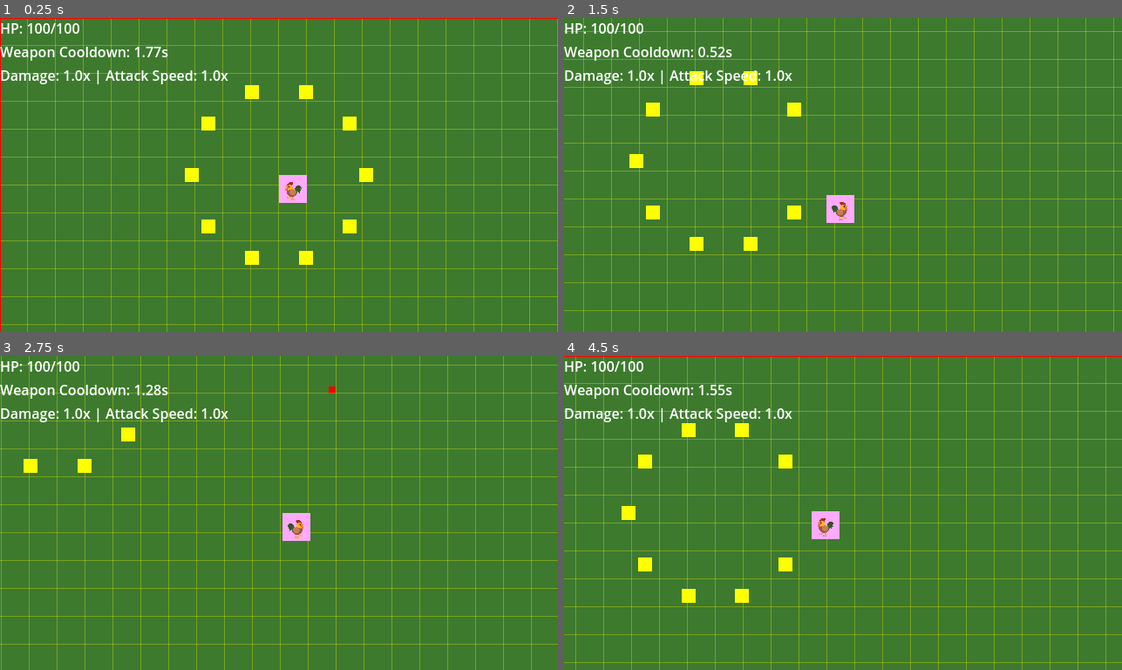
Above: before the commit, frames 1-4 (two rows, left to right).
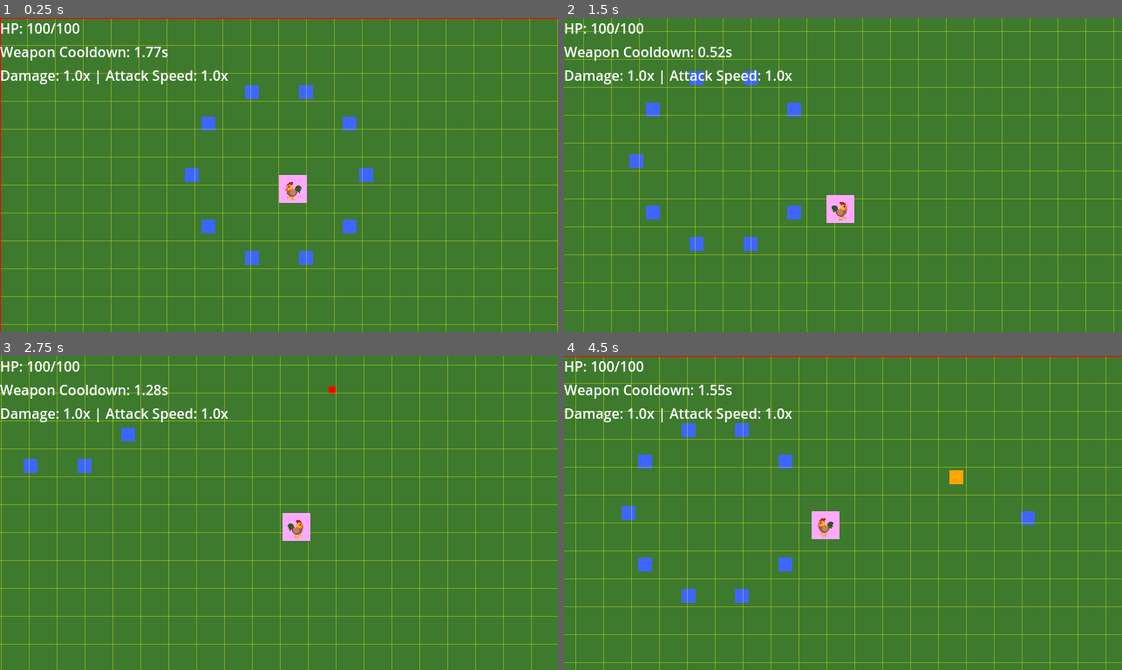
Above: after the commit, the same moments.

Repository: thejoshyee/sarimanok-game
Game: Godot game, scene res://main.tscn
Same seed, same stepped clock (60 frames per second), same inputs: the game is played once before the commit and once after it.
Inputs:
- Up to frame 1 (0.25 s): no input
- Up to frame 2 (1.5 s): tap Enter (ui_accept) at 0.5, 0.77 s; hold Right (move_right) 0.53-1.28 s; hold 1 0.53-1.28 s; hold S (move_down) from 1.28 s (still down); tap 2 at 1.35 s
- Up to frame 3 (2.75 s): tap Enter (ui_accept) at 1.52 s; release S (move_down) at 2.03 s; hold Right (move_right) from 2.03 s (still down); hold 3 from 2.03 s (still down)
- Up to frame 4 (4.5 s): release Right (move_right) at 2.78 s; release 3 at 2.78 s; hold Up (move_up) 2.78-3.53 s; tap 1 at 2.85 s; tap Enter (ui_accept) at 3.02, 3.77 s; hold 2 3.53-4.28 s; hold A (move_left) from 3.53 s (still down); tap 3 at 4.35 s

The runs differ from the first frame. In frame 1, 1.1% of the frame differs, in the area x 33-67%, y 21-79%; in frame 2, 1.0%; in frame 3, 0.3%; in frame 4, 1.2%, in the area x 10-85%, y 21-79%.

Commit message:
feat: implement XP and gold drop spawning on enemy death
- Add gold_coin pickup with pooling support
- Enemy die() spawns XP gems and gold coins based on type
- Green Duwende: 1 XP, 1 gold | Red: 3 XP, 2 gold
- Drops spawn on opposite sides for risk/reward gameplay
- Add gold collection to player and ProgressionManager
- Fix pool acquire() to skip freed instances

Diff:
--- a/game/main.tscn
+++ b/game/main.tscn
@@ -14,6 +14,14 @@
 [ext_resource type="PackedScene" uid="uid://dvdy2n5irl835" path="res://scenes/ui/level_up_panel.tscn" id="11_dg77c"]
 [ext_resource type="PackedScene" uid="uid://dmf2r32mowlp1" path="res://scenes/ui/hud.tscn" id="11_efxa6"]
 [ext_resource type="Script" uid="uid://b7r65uo3acmjv" path="res://scripts/core/enemy_spawner.gd" id="13_ycdy4"]
+
+[sub_resource type="Resource" id="Resource_w48qg"]
+script = ExtResource("2_272bh")
+pool_id = "pickup_gold_coin"
+scene_path = "res://scenes/pickups/gold_coin.tscn"
+initial_size = 50
+max_size = 200
+metadata/_custom_type_script = "uid://dnolhjriaskgh"
 
 [sub_resource type="TileSetAtlasSource" id="TileSetAtlasSource_w48qg"]
 texture = ExtResource("6_ycdy4")
@@ -57,7 +65,7 @@
 
 [node name="Node2D" type="Node2D"]
 script = ExtResource("1_ig7tw")
-pool_configs = Array[ExtResource("2_272bh")]([ExtResource("5_4c57u"), ExtResource("4_4c57u"), ExtResource("5_w48qg"), ExtResource("6_vivmo")])
+pool_configs = Array[ExtResource("2_272bh")]([ExtResource("5_4c57u"), ExtResource("4_4c57u"), ExtResource("5_w48qg"), ExtResource("6_vivmo"), SubResource("Resource_w48qg")])
 
 [node name="ColorRect" type="ColorRect" parent="."]
 visible = false
--- a/game/resources/progression.gd
+++ b/game/resources/progression.gd
@@ -5,6 +5,8 @@
 
 @export var current_xp: int = 0
 @export var current_level: int = 1
+@export var gold: int = 0
+
 
 # Quadratic XP curve: level 1->2 needs 120xp, 2->3 needs 280xp, 3->4 needs 480xp, 4->5 needs 720xp, 5->6 needs 1000xp, etc
 func get_xp_for_level(level: int) -> int:
@@ -13,6 +15,11 @@
 func add_xp(amount: int) -> void:
 	current_xp += amount
 	check_level_up()
+
+
+func add_gold(amount: int) -> void:
+	gold += amount
+
 
 func check_level_up() -> void:
 	var xp_needed = get_xp_for_level(current_level)
--- a/game/scenes/enemies/duwende/red_duwende.tscn
+++ b/game/scenes/enemies/duwende/red_duwende.tscn
@@ -14,6 +14,8 @@
 base_speed = 100.0
 base_damage = 10
 base_max_hp = 25
+xp_drop_count = 3
+gold_drop_count = 2
 
 [node name="CollisionShape2D" type="CollisionShape2D" parent="."]
 shape = SubResource("CircleShape2D_bvohl")
--- /dev/null
+++ b/game/scenes/pickups/gold_coin.tscn
@@ -0,0 +1,21 @@
+[gd_scene load_steps=3 format=3 uid="uid://dbxxtvntevp6u"]
+
+[ext_resource type="Script" uid="uid://buh0jx2iwu3cd" path="res://scripts/pickups/gold_coin.gd" id="1_ybgws"]
+
+[sub_resource type="CircleShape2D" id="CircleShape2D_ybgws"]
+radius = 8.0
+
+[node name="GoldCoin" type="Area2D"]
+collision_layer = 8
+collision_mask = 0
+script = ExtResource("1_ybgws")
+
+[node name="CollisionShape2D" type="CollisionShape2D" parent="."]
+shape = SubResource("CircleShape2D_ybgws")
+
+[node name="ColorRect" type="ColorRect" parent="."]
+offset_left = -8.0
+offset_top = -8.0
+offset_right = 8.0
+offset_bottom = 8.0
+color = Color(1, 0.64705884, 0, 1)
--- a/game/scenes/pickups/xp_gem.tscn
+++ b/game/scenes/pickups/xp_gem.tscn
@@ -18,4 +18,4 @@
 offset_right = 8.0
 offset_bottom = 8.0
 pivot_offset = Vector2(8, 8)
-color = Color(1, 1, 0, 1)
+color = Color(0.24160764, 0.4018815, 1, 1)
--- a/game/scripts/enemies/enemy_duwende.gd
+++ b/game/scripts/enemies/enemy_duwende.gd
@@ -10,6 +10,11 @@
 # Damage and HP Stats for scaling
 @export var base_damage: int = 5
 @export var base_max_hp: int = 10
+
+# Drop amounts on death (Green defaults, Red overrides in scene)
+@export var xp_drop_count: int = 1
+@export var gold_drop_count: int = 1
+
 var damage: int = base_damage
 var current_hp: int = base_max_hp
 
@@ -38,10 +43,32 @@
 		die()
 
 
-# Handle enemy death - cleanup and rewards
+# Handle enemy death - spawn drops and return to pool
 func die() -> void:
-	# TODO: Spawn XP pickup here
+	var drop_pos = global_position
+
+	# Pick a random base direction for XP
+	var xp_base_angle = randf() * TAU
+	# Gold spawns on OPPOSITE side (180° offset)
+	var gold_base_angle = xp_base_angle + PI
+
+	# Spawn XP gems clustered in one direction
+	for i in xp_drop_count:
+		var angle = xp_base_angle + randf_range(-0.5, 0.5)  # Slight spread within sector
+		var distance = randf_range(40, 60)  # was 20-40, now 40-60
+		var offset = Vector2(cos(angle), sin(angle)) * distance
+		PoolManager.spawn("pickup_xp_gem", drop_pos + offset)
+
+	# Spawn gold coins clustered in opposite direction
+	for i in gold_drop_count:
+		var angle = gold_base_angle + randf_range(-0.5, 0.5)
+		var distance = randf_range(40, 60)  # was 20-40, now 40-60
+		var offset = Vector2(cos(angle), sin(angle)) * distance
+		PoolManager.spawn("pickup_gold_coin", drop_pos + offset)
+
+	# Return enemy to pool
 	PoolManager.despawn(self)
+
 
 
 # === POOLING LIFECYCLE ===
--- /dev/null
+++ b/game/scripts/pickups/gold_coin.gd
@@ -0,0 +1,18 @@
+extends Area2D
+
+# How much gold this coin gives when collected
+@export var gold_value: int = 1
+
+func reset_state() -> void:
+	# Reset any state when reused from pool
+	gold_value = 1
+
+func on_spawn() -> void:
+	add_to_group("gold_coins")
+	visible = true
+	monitoring = true
+
+func on_despawn() -> void:
+	remove_from_group("gold_coins")
+	visible = false
+	monitoring = false
--- a/game/scripts/player/player.gd
+++ b/game/scripts/player/player.gd
@@ -113,3 +113,11 @@
 
 		# Despawn the gem back to the pool
 		PoolManager.despawn(area)
+
+	# Check if the area is a gold coin
+	if area.is_in_group("gold_coins"):
+		# Get gold value and add it to permanent gold
+		var gold_value = area.gold_value
+		ProgressionManager.add_gold(gold_value)
+		print("Collected ", gold_value, " gold. Total: ", ProgressionManager.gold)
+		PoolManager.despawn(area)
--- a/game/scripts/pooling/typed_pool.gd
+++ b/game/scripts/pooling/typed_pool.gd
@@ -21,18 +21,22 @@
 
 # get an object from the pool
 func acquire(pos: Vector2 = Vector2.ZERO) -> Node:
-	var instance: Node
+	var instance: Node = null
 
-	if _available.size() > 0:
-		# reuse existing object
-		instance = _available.pop_back()
-	elif config.can_grow and (config.max_size == 0 or _active.size() < config.max_size):
-		# pool empty but allowed to grow - create new
-		instance = _create_instance()
-	else:
-		# pool exhausted
-		push_warning("Pool exhausted for %s" % config.pool_id)
-		return null
+	# Try to get a valid instance from available pool
+	while _available.size() > 0 and instance == null:
+		var candidate = _available.pop_back()
+		if is_instance_valid(candidate):
+			instance = candidate
+		# else: instance was freed, skip it
+
+	# if no valid instance found, create new if allowed
+	if instance == null:
+		if config.can_grow and (config.max_size == 0 or _active.size() < config.max_size):
+			instance = _create_instance()
+		else:
+			push_warning("Pool exhausted for %s" % config.pool_id)
+			return null
 
 	_active.append(instance)
 	instance.position = pos
Not shown: 1 places in game/main.tscn that only renumber resources
Not shown, added: game/scripts/pickups/gold_coin.gd.uid
Not shown, changed: .taskmaster/tasks/tasks.json
